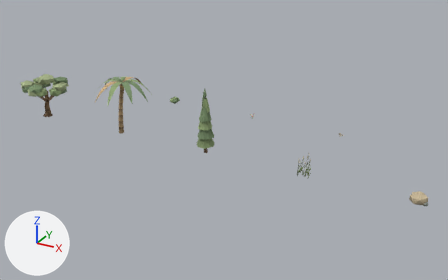
What one commit did to the Blender file assets/source/vegetation-kit.blend.
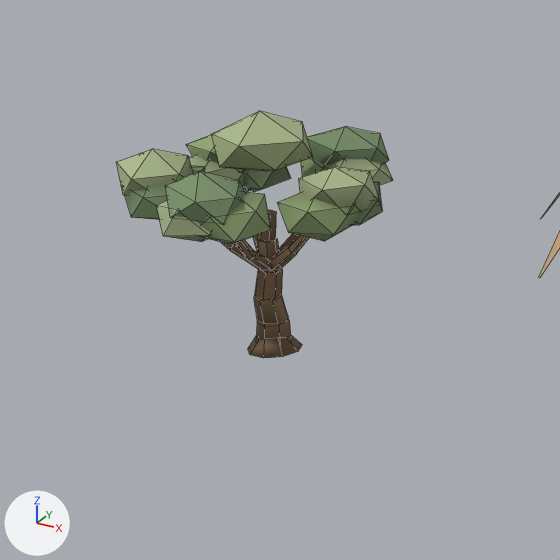
The first picture shows the older version from a camera (50 mm lens) standing at (33.3, -32.5, 17.4) and looking at (14.2, 2.1, 0.1). The close-ups show the older and then the newer version on the part from 0% to 22% of the width and 19% to 54% of the height of that picture. Only the edits that show in the close-ups are written down. The lights are fixed; the arrows at lower left show +X, +Y and +Z. The close-ups show mesh edges as thin lines.

Names of what the first close-up shows: 'olive.006' and 1 more.
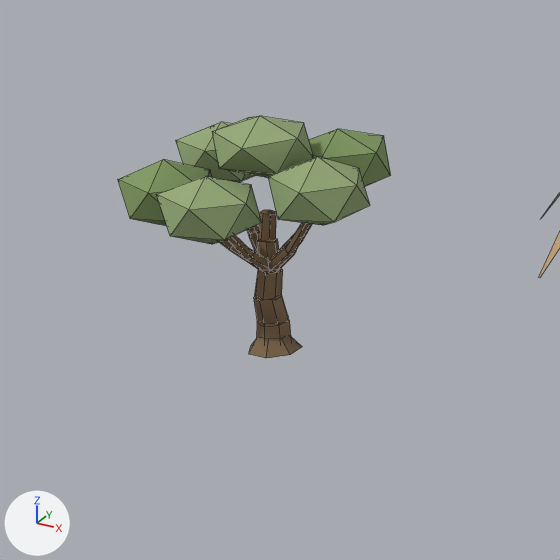
Where the change shows, as pixel boxes (x1, y1, x2, y2) in the close-ups (560 x 560 px; the box of a moved part takes in the faces that stretch with it):
'olive.006', reshaped
    before: (116, 111, 393, 358)
    after: (118, 116, 391, 358)
part 1 of me_cone_2633, moved or reshaped (mostly hidden before)
    before: (253, 235, 258, 253)
    after: (270, 246, 295, 272)
part 2 of me_cone_2633, moved or reshaped
    before: (235, 239, 256, 260)
    after: (286, 223, 310, 254)
part 3 of me_cone_2633, added
    after: (249, 231, 258, 253)
part 4 of me_cone_2633, moved or reshaped (mostly hidden afterwards)
    before: (289, 235, 309, 253)
    after: (239, 182, 259, 235)
part 5 of me_cone_2633, moved or reshaped (mostly hidden before)
    before: (243, 187, 248, 192)
    after: (227, 235, 253, 260)
part 6 of me_cone_2633, rebuilt
    before: (189, 155, 246, 186)
    after: (176, 122, 255, 182)
part 7 of me_cone_2633, rebuilt
    before: (212, 111, 313, 171)
    after: (212, 116, 314, 178)
part 8 of me_cone_2633, rebuilt (mostly hidden before)
    before: (192, 166, 205, 173)
    after: (118, 159, 212, 226)
part 9 of me_cone_2633, rebuilt
    before: (326, 159, 393, 185)
    after: (309, 129, 391, 186)
part 10 of me_cone_2633, rebuilt
    before: (156, 200, 211, 242)
    after: (156, 176, 262, 244)
part 11 of me_cone_2633, rebuilt
    before: (278, 192, 361, 241)
    after: (268, 156, 370, 225)
part 12 of me_cone_2633, deleted
    before: (116, 126, 389, 245)
part 13 of me_cone_2633, moved or reshaped
    before: (125, 180, 298, 272)
    after: (219, 235, 303, 272)
part 14 of me_cone_2633, moved or reshaped
    before: (248, 335, 302, 358)
    after: (249, 336, 302, 358)
part 15 of me_cone_2633, deleted
    before: (353, 182, 383, 225)
part 16 of me_cone_2633, recoloured
    both: (224, 210, 291, 341)

Diff of the bpy script that builds the scene:
```diff
--- a/assets/source/vegetation-kit.blend.py
+++ b/assets/source/vegetation-kit.blend.py
@@ me_cone_2633 @@
-me_cone_2633.from_pydata(...)  # 400 vertices, 456 faces; spans x -1.62..1.94, y -1.73..1.81, z -0.03..3.3
+me_cone_2633.from_pydata(...)  # 276 vertices, 254 faces; spans x -1.66..1.86, y -1.65..1.7, z -0.03..3.26
+# me_cone_2633 part 1: the loose piece of 12 vertices spanning x -0.38..0.13, y -0.05..0.34, z 1.06..1.55 is turned -153.8 degrees about the z axis through its middle, then moved by (0.4, -0.12, 0.0)
+# me_cone_2633 part 2: the loose piece of 12 vertices spanning x 0.11..0.37, y -0.97..-0.34, z 1.44..2.19 is turned 69.8 degrees about the z axis through its middle, then moved by (0.53, 0.62, 0.0)
+# me_cone_2633 part 3: the loose piece of 12 vertices spanning x -0.38..0.13, y -0.05..0.34, z 1.06..1.55 is copied, and the copy is turned 5.9 degrees about the z axis through the mesh origin; it spans x -0.4..0.12, y -0.05..0.3, z 1.06..1.55
+# me_cone_2633 part 4: the loose piece of 12 vertices spanning x 0.46..1.1, y -0.02..0.11, z 1.44..2.06 is multiplied about its middle by the matrix ((-1.011, -0.512, 0.125), (0.509, -1.018, -0.059), (0.138, 0.004, 1.132)), then moved by (-1.36, 0.3, 0.07)
+# me_cone_2633 part 5: the loose piece of 12 vertices spanning x -0.84..-0.27, y 0.2..0.6, z 1.44..2.04 is multiplied about its middle by the matrix ((-0.722, -0.79, -0.015), (0.787, -0.721, 0.077), (-0.068, 0.041, 1.067)), then moved by (0.76, -1.06, 0.04)
+# me_cone_2633 part 6: the loose piece of 12 vertices spanning x -1.62..-0.58, y 0.01..0.96, z 1.86..2.58 is rebuilt with 12 vertices and now spans x -1.66..-0.34, y -0.04..1.13, z 1.99..2.88
+# me_cone_2633 part 7: the loose piece of 12 vertices spanning x -0.46..0.8, y -0.54..0.63, z 2.49..3.3 is rebuilt with 12 vertices and now spans x -0.54..0.8, y -0.52..0.7, z 2.41..3.26
+# me_cone_2633 part 8: the loose piece of 12 vertices spanning x -1.56..-0.55, y -1.06..-0.04, z 1.88..2.59 is rebuilt with 12 vertices and now spans x -1.55..-0.24, y -1.22..-0.11, z 1.77..2.73
+# me_cone_2633 part 9: the loose piece of 12 vertices spanning x 0.1..1.13, y 0.62..1.68, z 1.93..2.62 is rebuilt with 12 vertices and now spans x -0.15..1.18, y 0.5..1.7, z 1.96..2.85
+# me_cone_2633 part 10: the loose piece of 12 vertices spanning x -0.31..0.73, y -1.73..-0.73, z 1.93..2.69 is rebuilt with 12 vertices and now spans x -0.35..0.94, y -1.65..-0.52, z 1.88..2.82
+# me_cone_2633 part 11: the loose piece of 12 vertices spanning x 0.73..1.83, y -0.6..0.4, z 1.81..2.58 is rebuilt with 12 vertices and now spans x 0.53..1.86, y -0.66..0.51, z 1.97..2.91
+# me_cone_2633 part 12: 8 loose pieces with 96 vertices, spanning x -1.62..1.94, y -1.7..1.81, z 1.8..2.94, are deleted
+# me_cone_2633 part 13: 5 vertices moved from x -0.75..-0.34, y -0.62..-0.27, z 1.43..2.13 to x -0.75..-0.34, y -0.61..-0.27, z 1.43..2.02; 48 vertices removed from x -1.34..0.56, y -1.3..0.51, z 1.06..2.66; 24 vertices added at x -0.78..0.31, y -0.59..0.5, z 1.1..1.96
+# me_cone_2633 part 14: 17 vertices removed from x -0.35..0.35, y -0.34..0.28, z 0.0..0.22; 13 vertices added at x -0.35..0.35, y -0.32..0.22, z 0.0..0.21
+# me_cone_2633 part 15: 12 vertices removed from x 0.71..1.9, y -0.23..0.74, z 1.88..2.53
+# me_cone_2633 part 16: 49 kept faces spanning x -0.75..0.22, y -0.61..0.27, z -0.03..2.02 get new vertex colours; the middle colour goes from brown #745d44 to brown #80674c
+# other edits to the shape of me_cone_2633 do not show in these pictures
 me_cone_2633.materials.append(mat_way_vertex_palette)
```
